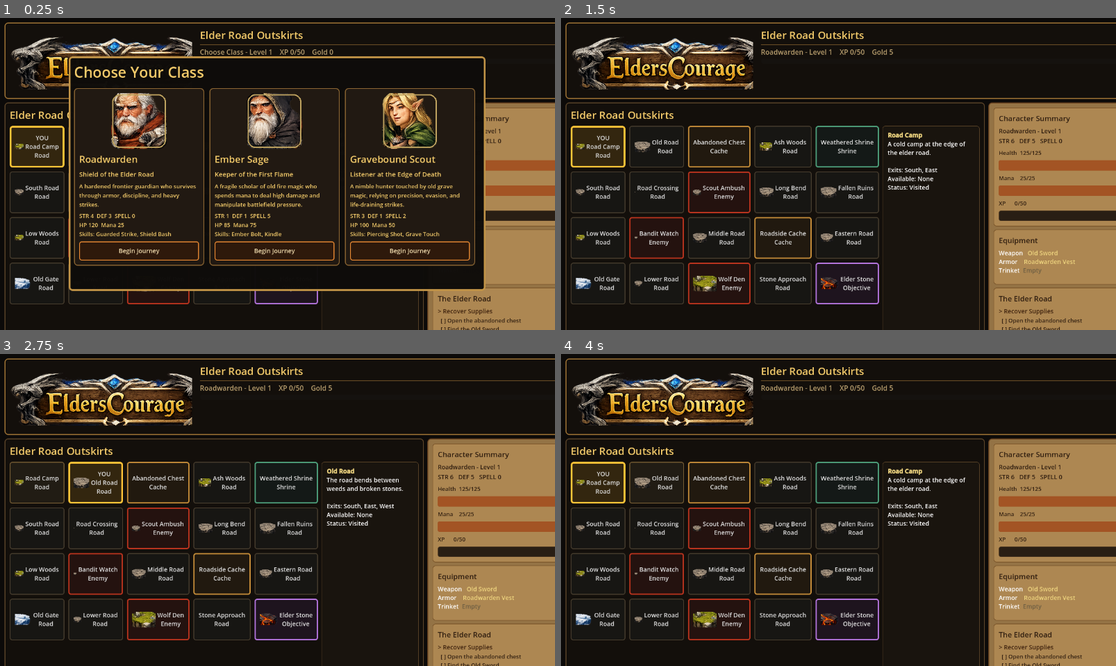
Above: before the commit, frames 1-4 (two rows, left to right).
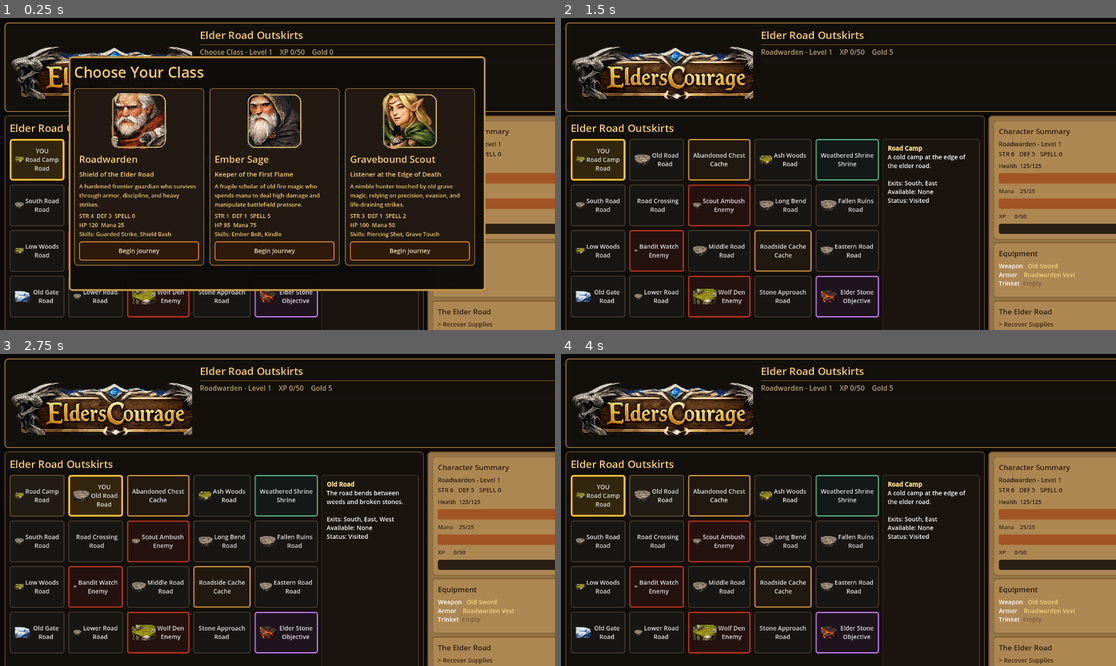
Above: after the commit, the same moments.

Repository: dshills/EldersCourage
Game: Godot game, scene res://scenes/phase3/ElderRoadOutskirts.tscn
The game is run twice, just before and just after one commit, with the same random seed, the same clock (stepped at 60 frames per second) and the same inputs.
Inputs:
- Up to frame 1 (0.25 s): no input
- Up to frame 2 (1.5 s): click "Begin Journey" at 0.5 s; click "YOU Road Camp Road" at 1.25 s
- Up to frame 3 (2.75 s): click "Old Road Road" at 2 s
- Up to frame 4 (4 s): click "Road Camp Road" at 2.75 s; click "Abandoned Chest Cache" at 3.5 s

The runs differ from the first frame. In frame 1, 9.8% of the frame differs, in the area x 0-100%, y 6-100%; in frame 2, 24%; in frame 3, 24%; in frame 4, 24%.

Commit message:
Use padded header logo asset

Diff:
--- a/game/scripts/phase3/elder_road_outskirts.gd
+++ b/game/scripts/phase3/elder_road_outskirts.gd
@@ -4,7 +4,7 @@
 const UITheme := preload("res://scripts/ui/ui_theme.gd")
 const UIViewModels := preload("res://scripts/ui/ui_view_models.gd")
 const UI_THEME_PATH := "res://resources/themes/elders_courage_theme.tres"
-const TITLE_PLAQUE_PATH := "res://assets/ui/title_plaque.png"
+const TITLE_PLAQUE_PATH := "res://assets/ui/title_plaque_padded.png"
 const ATTACK_BUTTON_PATH := "res://assets/ui/button_attack.png"
 const INVENTORY_BUTTON_PATH := "res://assets/ui/button_inventory.png"
 const QUEST_BUTTON_PATH := "res://assets/ui/button_quests.png"
@@ -1012,17 +1012,9 @@
 	if error != OK:
 		image = Image.create(16, 16, false, Image.FORMAT_RGBA8)
 		image.fill(Color(0.45, 0.34, 0.18, 1.0))
-	elif path == TITLE_PLAQUE_PATH:
-		image = _image_with_vertical_padding(image, 14, 10)
 	var texture := ImageTexture.create_from_image(image)
 	texture_cache[path] = texture
 	return texture
-
-func _image_with_vertical_padding(image: Image, top_padding: int, bottom_padding: int) -> Image:
-	var padded := Image.create(image.get_width(), image.get_height() + top_padding + bottom_padding, false, Image.FORMAT_RGBA8)
-	padded.fill(Color(0, 0, 0, 0))
-	padded.blit_rect(image, Rect2i(Vector2i.ZERO, image.get_size()), Vector2i(0, top_padding))
-	return padded
 
 func _blank_spacer() -> Control:
 	var spacer := Control.new()
Binary file added: game/assets/ui/title_plaque_padded.png
